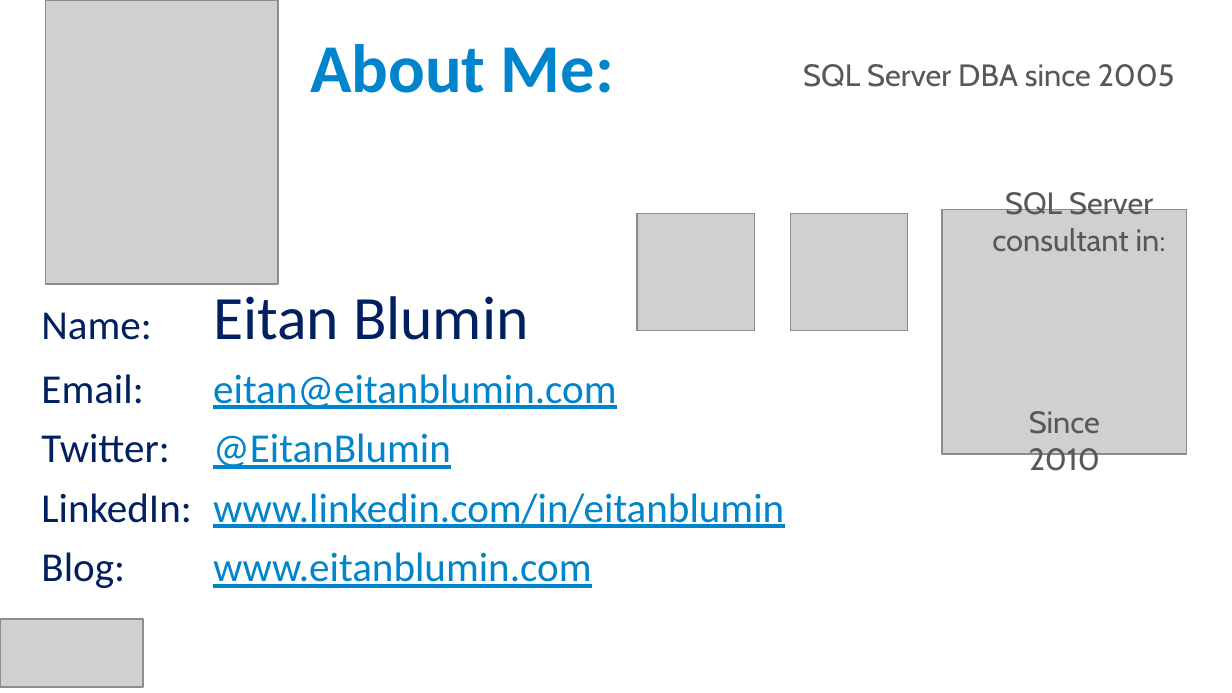
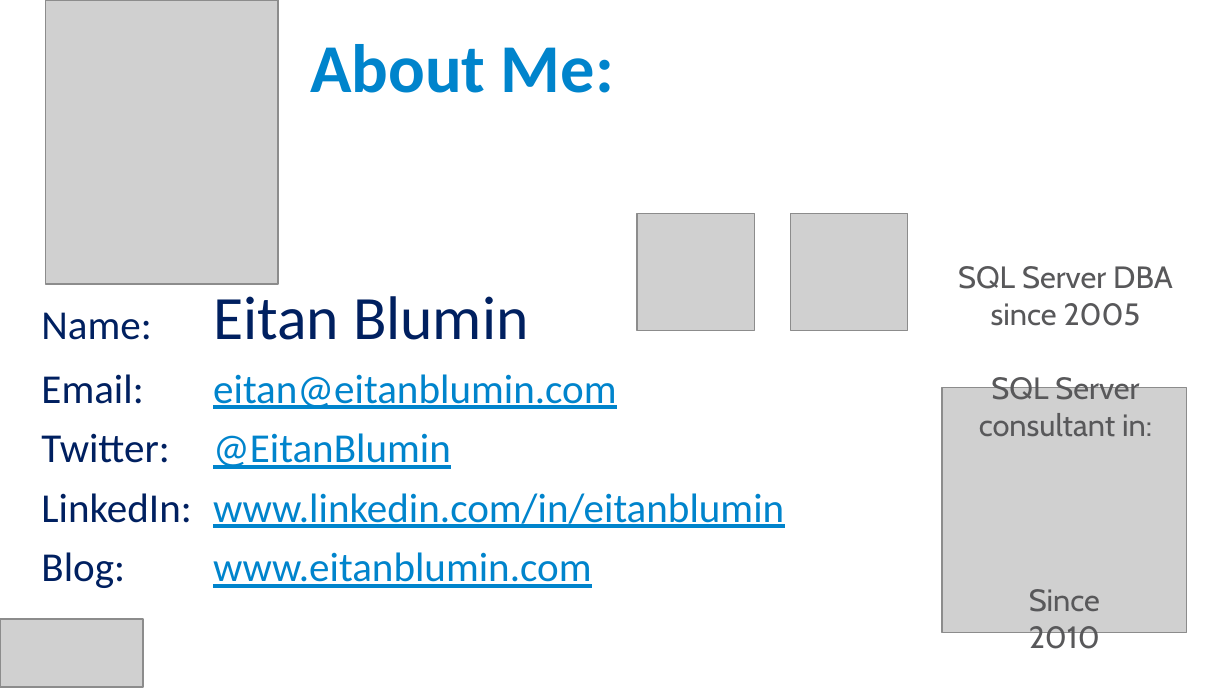
Before and after one commit to MadeiraData/DynamicFilters, a slide deck: slide 3 of DynamicFilters2.pptx. Drawn at 1232x693 pixels with LibreOffice and Linux fonts; fonts in the diff are those of the drawing; grey boxes stand for pictures. Boxes give left, top, right and bottom in pixels: in the first picture for what was removed or moved away, otherwise in the second. Text is boxed around its words. In the diff, an @@ line names an element or a change of style, - is before the commit and + after.

Commit message:
updated presentation

```diff
--- a/DynamicFilters2.pptx
+++ b/DynamicFilters2.pptx
@@ text removed at (992, 187, 1166, 251) @@
-SQL Server consultant in:
@@ text "SQL Server DBA since 2005": place and size @@
-text "SQL Server DBA since 2005" at (803, 64, 1175, 87)
+text "SQL Server DBA since 2005" at (958, 266, 1173, 436)
@@ text at (958, 266, 1173, 326): alignment right to centre @@
@@ picture: place and size @@
-picture at (942, 209, 1188, 455)
+picture at (942, 388, 1188, 633)
@@ text at (979, 373, 1152, 436): paragraph added @@
+SQL Server consultant in:
@@ text "Since 2010": place and size @@
-text "Since 2010" at (1029, 411, 1100, 477)
+text "Since 2010" at (1029, 589, 1100, 655)
```
Also in this commit, not shown: 4 other slides changed, 1 slide added, 1 slide removed.
